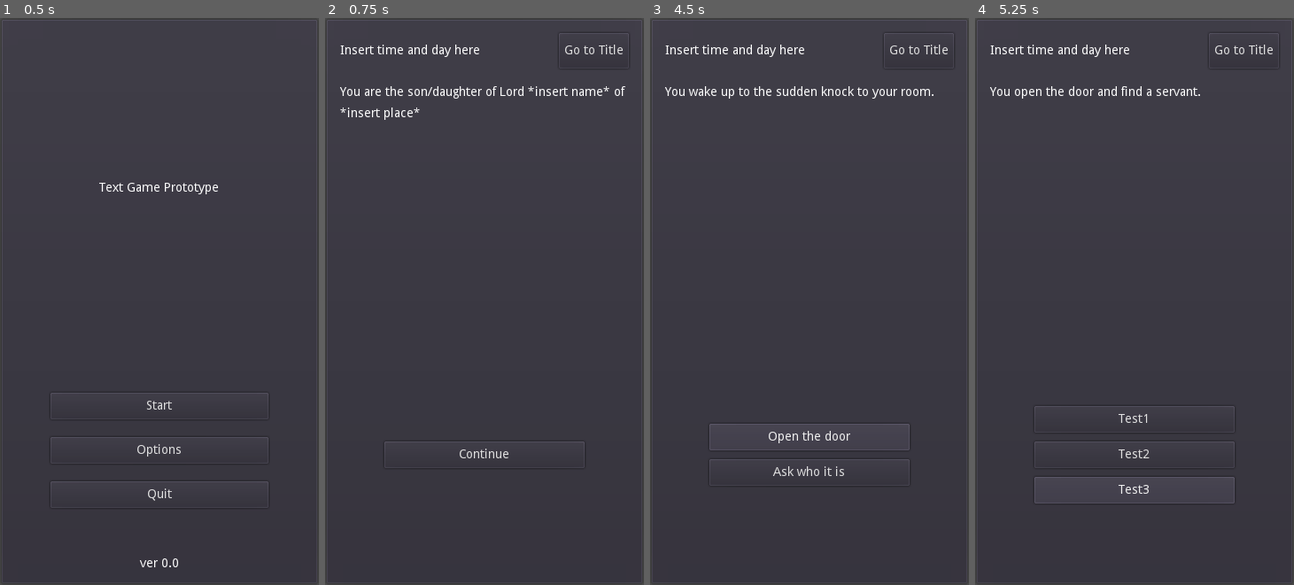
Above: before the commit, frames 1-4 (left to right).
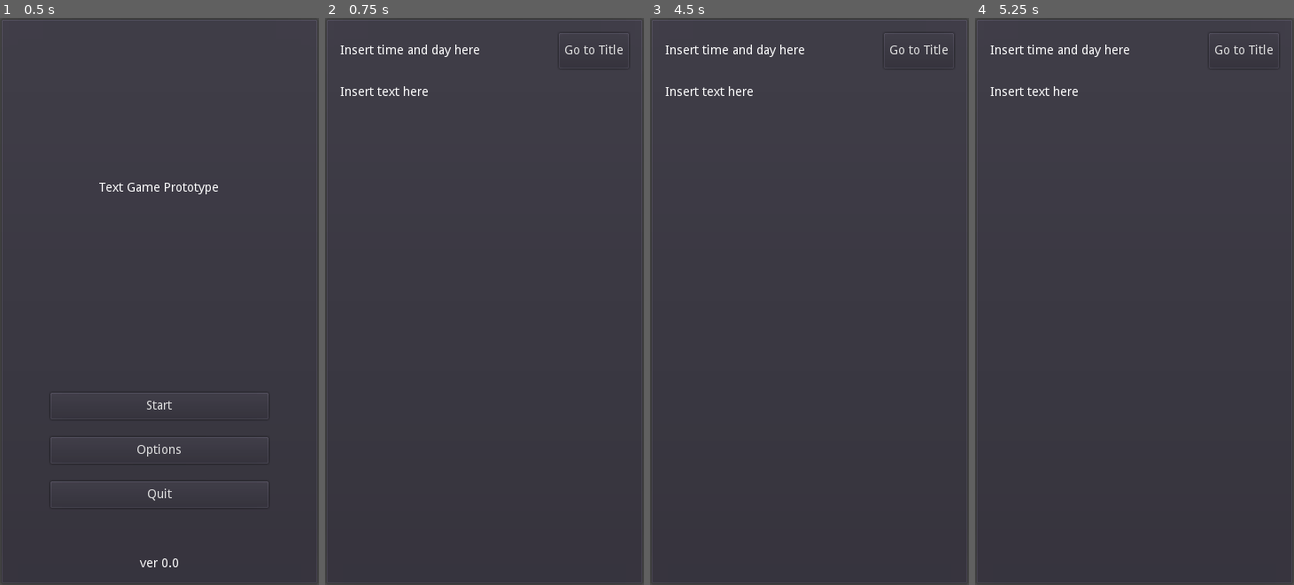
Above: after the commit, the same moments.

Repository: philipuriarte/A-Churchyard-of-Orphans
Game: Godot game, scene res://scenes/main.tscn
Same seed, same stepped clock (60 frames per second), same inputs: the game is played once before the commit and once after it.
Inputs (mouse positions are in pixels of both pictures, inside the frame that each line leads up to):
- Up to frame 1 (0.5 s): no input
- Up to frame 2 (0.75 s): click "Start" at 0.5 s
- Up to frame 3 (4.5 s): click "Go to Title" at 1.25 s; click "Start" at 2 s; click "Go to Title" at 2.75 s; click "Start" at 3.5 s; click (809, 454) at 4.25 s, where only the run before the commit has a clickable "Continue"
- Up to frame 4 (5.25 s): click (1134, 437) at 5 s, where only the run before the commit has a clickable "Open the door"

Frame 1 is identical in both runs. In frame 2, 1.0% of the frame differs, in the area x 4-95%, y 12-78%; in frame 3, 1.3%, in the area x 4-89%, y 12-81%; in frame 4, 1.1%.
Error after the commit: Parse Error: The identifier "content_dict" isn't declared in the current scope. (res://logic/content.gd:31)

Commit message:
Remove content_dict in content.gd

Diff:
--- a/logic/content.gd
+++ b/logic/content.gd
@@ -6,63 +6,6 @@
 var current_page := "prologue"
 var output_key := " "
 var cd = ContentDict.new()
-
-# Dictionary that contains all the text content of the game
-var content_dict := {
-	"prologue": {
-		"narr_text": "You are the son/daughter of Lord *insert name* of *insert place*",
-		"choices": {
-			1: {
-				"text": "Continue",
-				"output": "intro"
-			}
-		}
-	},
-	"intro": {
-		"narr_text": "You wake up to the sudden knock to your room.",
-		"choices": {
-			1: {
-				"text": "Open the door",
-				"output": "open_door"
-			},
-			2: {
-				"text": "Ask who it is",
-				"output": "ask_who"
-			}
-		}
-	},
-	"open_door": {
-		"narr_text": "You open the door and find a servant.",
-		"choices": {
-			1: {
-				"text": "Test1"
-			},
-			2: {
-				"text": "Test2"
-			},
-			3: {
-				"text": "Test3"
-			}
-		}
-	},
-	"ask_who": {
-		"narr_text": "You ask who is it. A servant replies to you",
-		"choices": {
-			1: {
-				"text": "Test1"
-			},
-			2: {
-				"text": "Test2"
-			},
-			3: {
-				"text": "Test3"
-			},
-			4: {
-				"text": "Test4"
-			}
-		}
-	}
-}
 
 # Variables that contain nodes
 onready var narr_text = $NarrativeText
